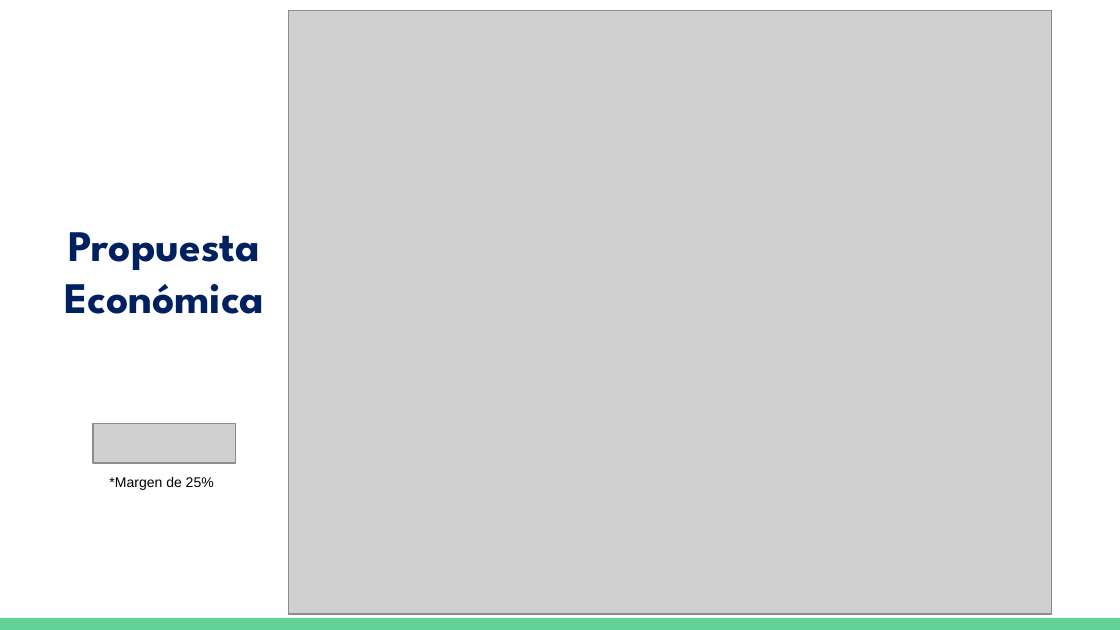
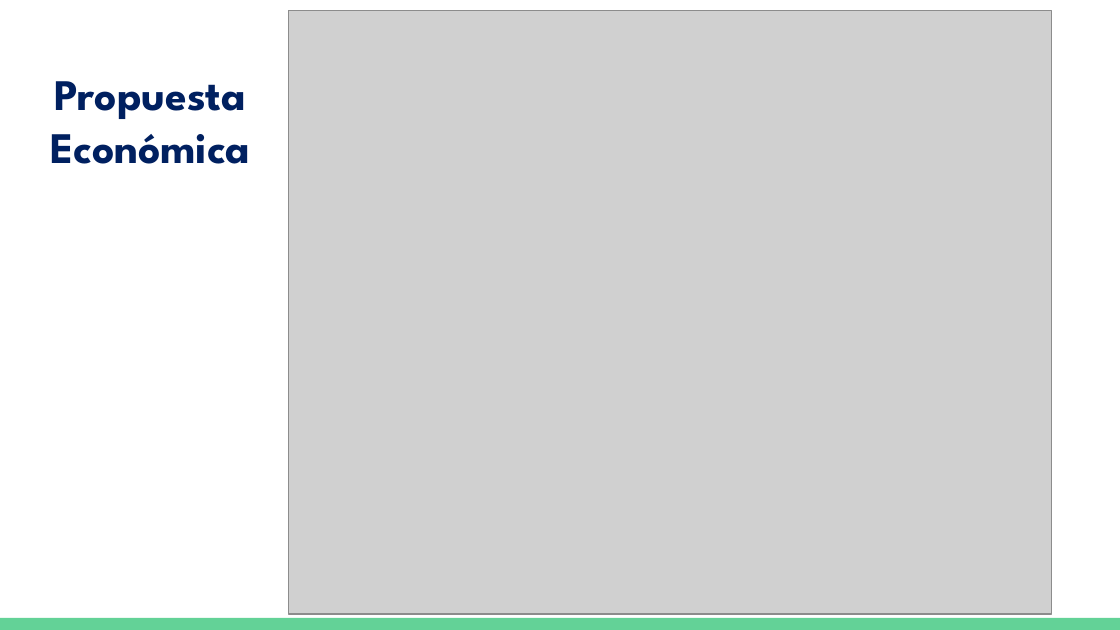
Before and after one commit to Diego23p/ProyectoDRLW, a slide deck: slide 3 of Proyecto DRLW(02-04-2020).pptx. Drawn at 1120x630 pixels with LibreOffice and Linux fonts; fonts in the diff are those of the drawing; grey boxes stand for pictures. Boxes give left, top, right and bottom in pixels: in the first picture for what was removed or moved away, otherwise in the second. Text is boxed around its words. In the diff, an @@ line names an element or a change of style, - is before the commit and + after.

Commit message:
Propuesta y Oferta economica

```diff
--- a/Proyecto DRLW(02-04-2020).pptx
+++ b/Proyecto DRLW(02-04-2020).pptx
@@ text "Propuesta Económica" moved from (x1=64, y1=232, x2=264, y2=314) to (x1=50, y1=81, x2=250, y2=164) @@
@@ picture removed at (x1=93, y1=423, x2=235, y2=464) @@
@@ text removed at (x1=109, y1=477, x2=214, y2=490) @@
-*Margen de 25%
```
Also in this commit, not shown: 1 other slide changed, 3 other files.
